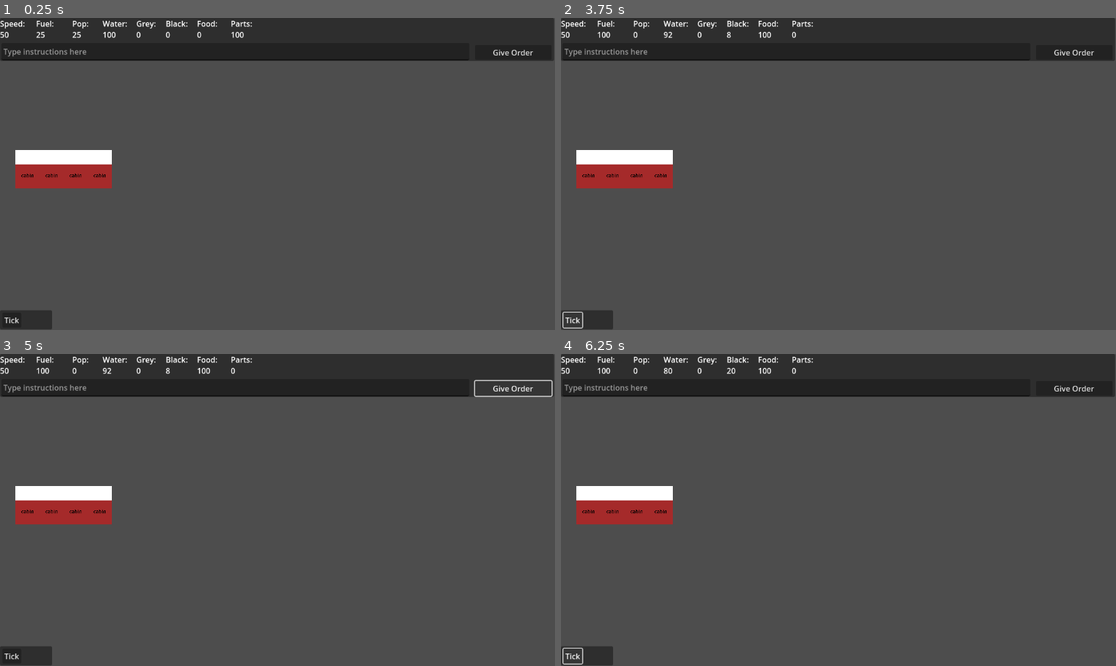
Above: before the commit, frames 1-4 (two rows, left to right).
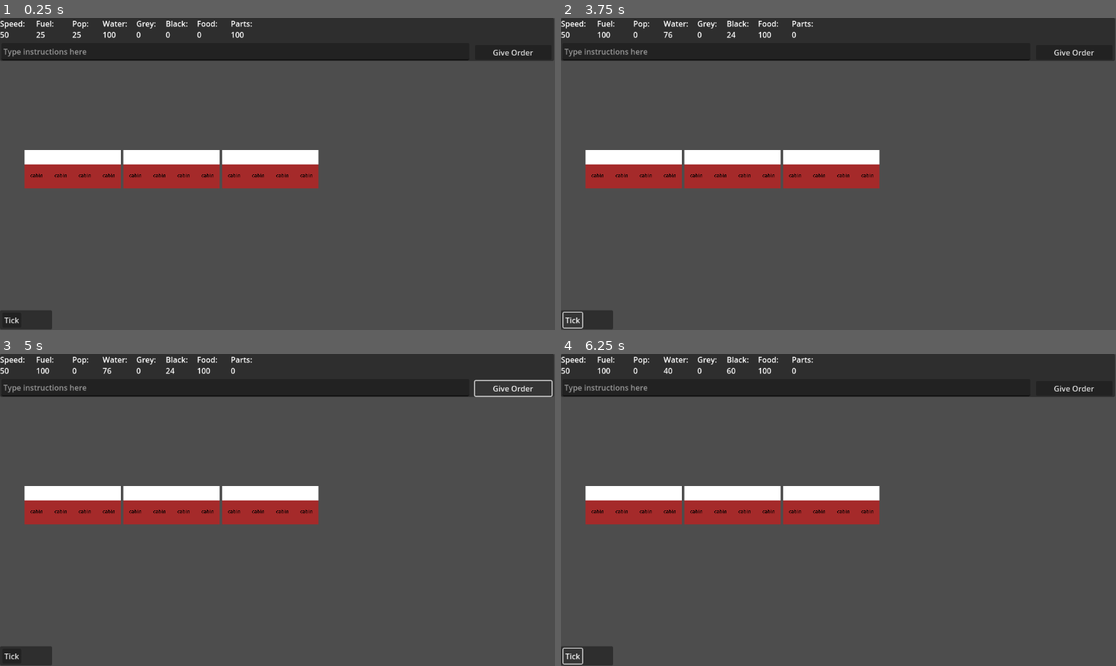
Above: after the commit, the same moments.

Repository: Sphinx111/ed_and_morgs_train_builder
Game: Godot game, scene res://Scenes/traincar.tscn
Same seed, same stepped clock (60 frames per second), same inputs: the game is played once before the commit and once after it.
Inputs (mouse positions are in pixels of both pictures, inside the frame that each line leads up to):
- Up to frame 1 (0.25 s): no input
- Up to frame 2 (3.75 s): click (794, 52) at 0.52 s; type "Alex" at 0.6 s; click "Give Order" at 1.25 s; click "Tick" at 2 s; click "Give Order" at 2.75 s; click "Tick" at 3.5 s
- Up to frame 3 (5 s): click "Give Order" at 4.25 s
- Up to frame 4 (6.25 s): click "Tick" at 5 s; tap Enter (enter) at 5.75, 5.85 s

The runs differ from the first frame. In frame 1, 4.8% of the frame differs, in the area x 2-58%, y 42-55%; in frame 2, 4.8%, in the area x 2-58%, y 4-55%; in frame 3, 4.8%; in frame 4, 4.8%.

Commit message:
Multiple spawnable traincars per train

Diff:
--- a/Scenes/traincar.tscn
+++ b/Scenes/traincar.tscn
@@ -1,7 +1,6 @@
-[gd_scene load_steps=4 format=3 uid="uid://dvfa2mi1q8kyn"]
+[gd_scene load_steps=3 format=3 uid="uid://dvfa2mi1q8kyn"]
 
 [ext_resource type="Script" uid="uid://bicwn3r1c7jbq" path="res://Train.gd" id="1_rq5f1"]
-[ext_resource type="PackedScene" uid="uid://g076ilj8t33c" path="res://traincar_base.tscn" id="3_k8lgx"]
 [ext_resource type="Script" uid="uid://csq0nprbdyf3s" path="res://basic_ui.gd" id="4_fqnf8"]
 
 [node name="SceneRoot" type="Control"]
@@ -121,10 +120,8 @@
 text = "Tick"
 
 [node name="Train" type="Node2D" parent="."]
-position = Vector2(32, 274)
+position = Vector2(51, 274)
 script = ExtResource("1_rq5f1")
-
-[node name="Traincar" parent="Train" instance=ExtResource("3_k8lgx")]
 
 [node name="PassengersManager" type="Node" parent="Train"]
 
--- a/Train.gd
+++ b/Train.gd
@@ -4,7 +4,9 @@
 
 var train_name : String = ""	#Give it a name?
 var players = []				#Which players run the train?
-var carriages = [null]	# first carriage is the train module?
+var carriages = []
+
+var CarriageScene = preload("res://Scenes/traincar_base.tscn")
 
 # x varieties of food
 var res = {
@@ -30,7 +32,8 @@
 }
 
 func _ready() -> void:
-	carriages.append(find_child("Traincar"))
+	for i in range(0,3):
+		add_carriage(i)
 
 func get_res(key : String) -> int:
 	if res.has(key):
@@ -49,6 +52,17 @@
 			carriage.resource_tick()
 
 func add_module(type: String, carNum : int, position : int):
-	if carriages.size() <= position:
-		print_debug("Error: attempting to add module to nonexistent car: " + String.num_int64(position))
+	if carriages.size() <= position or carriages[carNum] == null:
+		print_debug("Error: attempting to add module to nonexistent car: " + String.num_int64(carNum))
 	carriages[carNum].add_module(type, position)
+
+func remove_module(carNum : int, position : int):
+	if carriages.size() <= position or carriages[carNum] == null:
+		print_debug("Error: attempting to remove module from nonexistent car: " + String.num_int64(carNum))
+	carriages[carNum].remove_module(position)
+
+func add_carriage(sequence : int):
+	var newCarriage = CarriageScene.instantiate()
+	add_child(newCarriage)
+	carriages.append(newCarriage)
+	newCarriage.set_sequence(sequence)
--- a/traincar.gd
+++ b/traincar.gd
@@ -24,6 +24,10 @@
 	for i in range(4):
 		add_module("cabin", i)
 
+func set_sequence(newSequence : int):
+	sequence = newSequence
+	position.x = sequence * (length + separation)
+
 func resource_tick():
 	for module in modules:
 		if module != null:
Renamed: traincar_base.tscn -> Scenes/traincar_base.tscn
